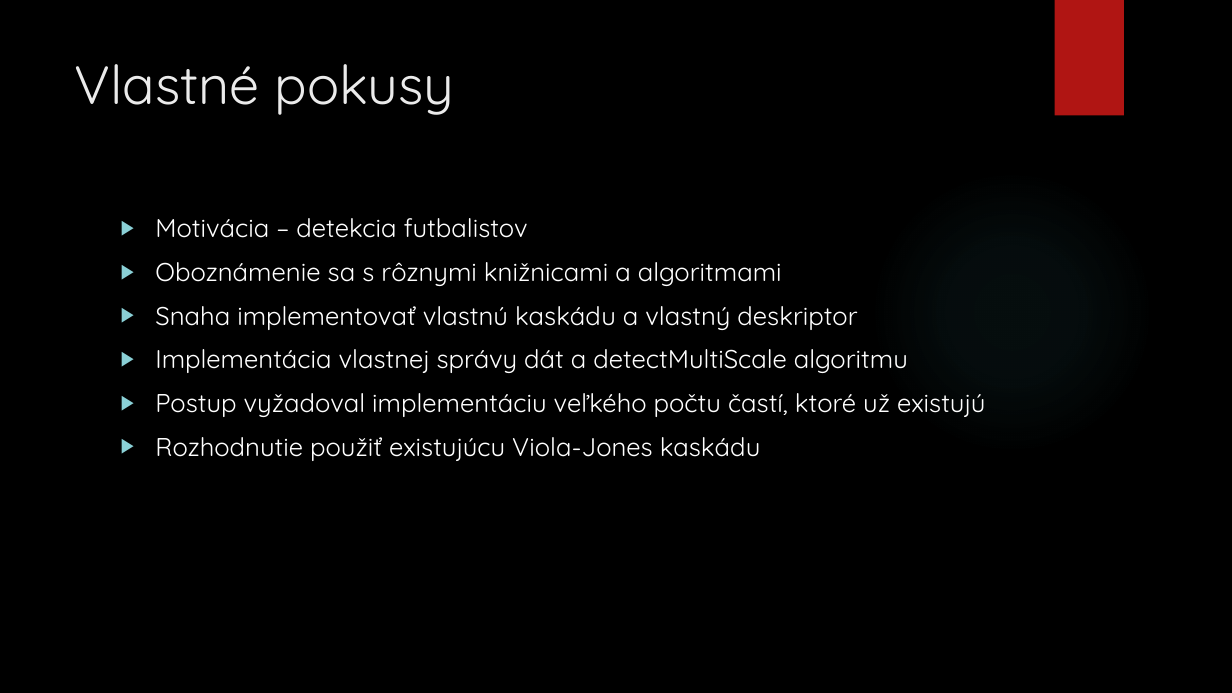
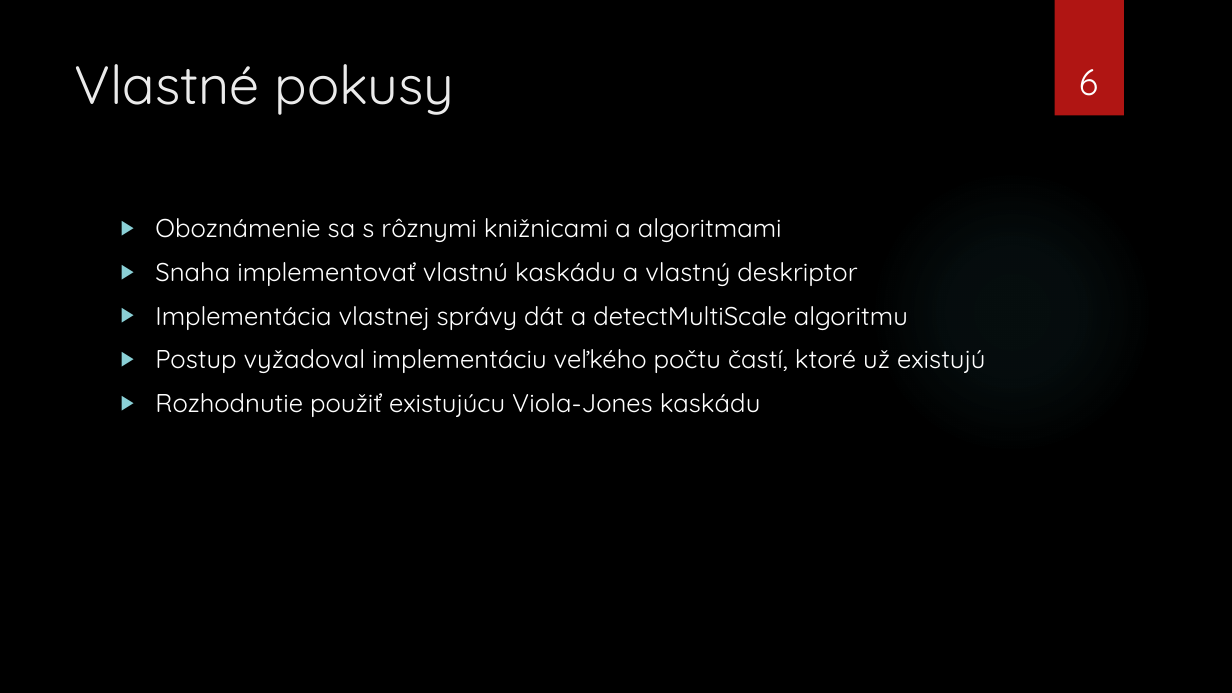
Before and after one commit to killerwife/IngProjekt, a slide deck: slide 6 of Diplomova Praca/PrezentaciaStatnice.pptx (slide 8 before the commit). Drawn at 1232x693 pixels with LibreOffice and Linux fonts; fonts in the diff are those of the drawing; background and template pictures are left out. Boxes give left, top, right and bottom in pixels: in the first picture for what was removed or moved away, otherwise in the second. Text is boxed around its words. In the diff, an @@ line names an element or a change of style, - is before the commit and + after.

```diff
--- a/Diplomova Praca/PrezentaciaStatnice.pptx
+++ b/Diplomova Praca/PrezentaciaStatnice.pptx
@@ page number added at <box>1079,69,1098,96</box>, 28 pt, text #FFFFFF @@
+6
@@ text at <box>155,218,528,238</box>: paragraph removed @@
-▶ Motivácia – detekcia futbalistov
```
Also in this commit, not shown: 9 other slides changed, 6 slides added, 2 slides removed, 5 other files.
